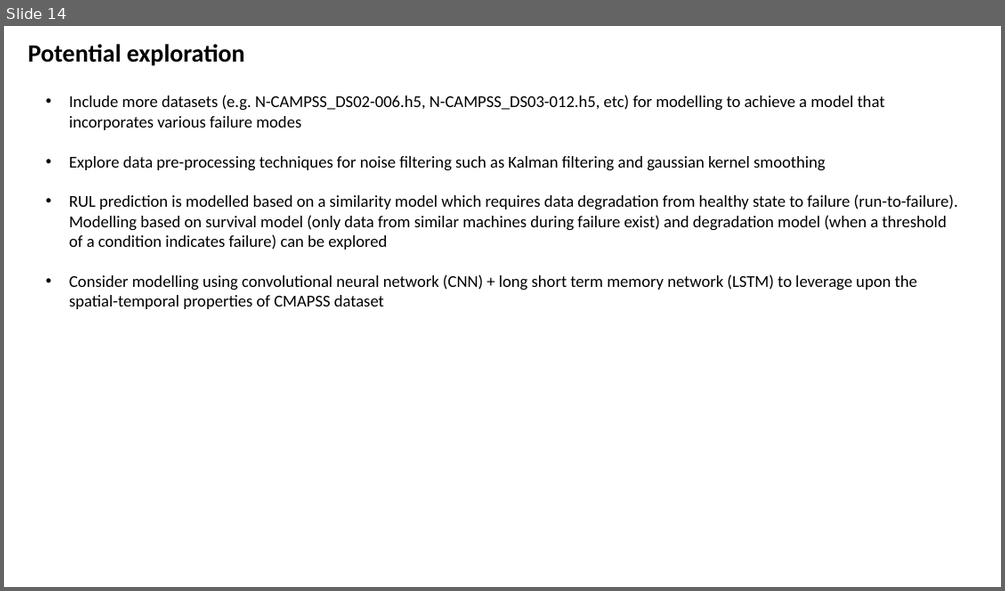
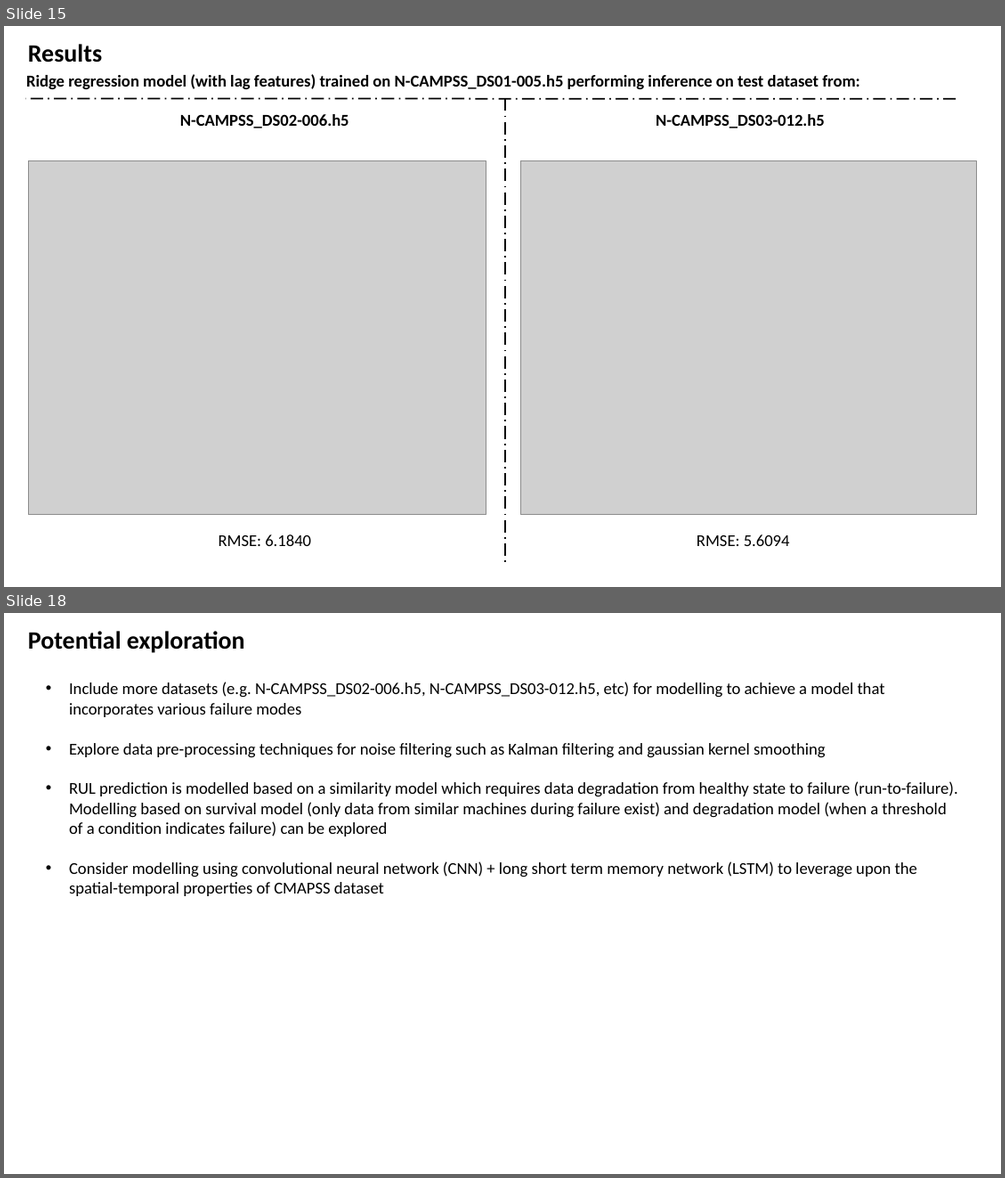
Before and after one commit to Lim-Guowei/RUL, a slide deck: ds01_report.pptx. Shown one above the other, each under a label of ours: slide 14 before the commit, slides 15 and 18 after it; the slides between them are not shown. The pictures are 1005x591 and 1005x1178 pixels, drawn with LibreOffice and Linux fonts; fonts in the diff are those of the drawing; grey boxes stand for pictures. Boxes give left, top, right and bottom in pixels: in the first picture for what was removed or moved away, otherwise in the second. Text is boxed around its words. In the diff, an @@ line names an element or a change of style, - is before the commit and + after.

Commit message:
Added inference results on remaining test dataset

```diff
--- a/ds01_report.pptx
+++ b/ds01_report.pptx
@@ slide 15 added at (4,26,1001,587), background #FFFFFF @@
@@ text added at (28,44,102,62), 24 pt, text #000000, bold @@
+Results
@@ text added at (26,74,860,89), 16 pt, text #000000, bold @@
+Ridge regression model (with lag features) trained on N-CAMPSS_DS01-005.h5 performing inference on test dataset from:
@@ line added from (956, 99) to (25, 99), #000000 1.5 pt dashed @@
@@ line added from (505, 99) to (505, 564), #000000 1.5 pt dashed @@
@@ text added at (180,114,349,128), 16 pt, text #000000, bold @@
+N-CAMPSS_DS02-006.h5
@@ text added at (655,114,825,128), 16 pt, text #000000, bold @@
+N-CAMPSS_DS03-012.h5
@@ picture added at (29,161,486,515) @@
@@ picture added at (521,161,977,515) @@
@@ text added at (218,534,311,546), 16 pt, text #000000 @@
+RMSE: 6.1840
@@ text added at (696,534,790,546), 16 pt, text #000000 @@
+RMSE: 5.6094
@@ what was slide 14 is now slide 18 @@
```
Also in this commit, not shown: 1 slide changed, 3 other slides added, 9 other files.
